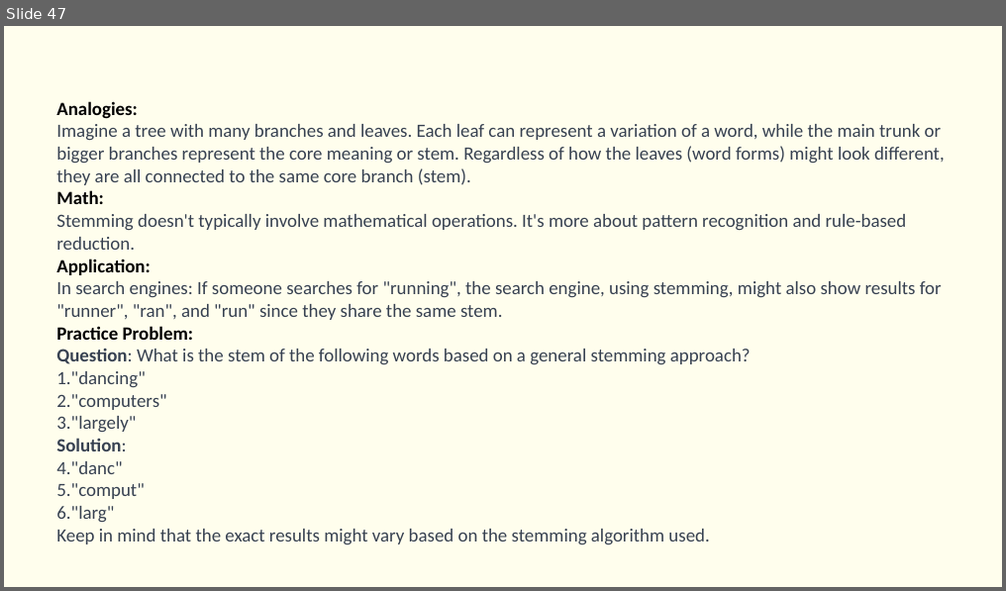
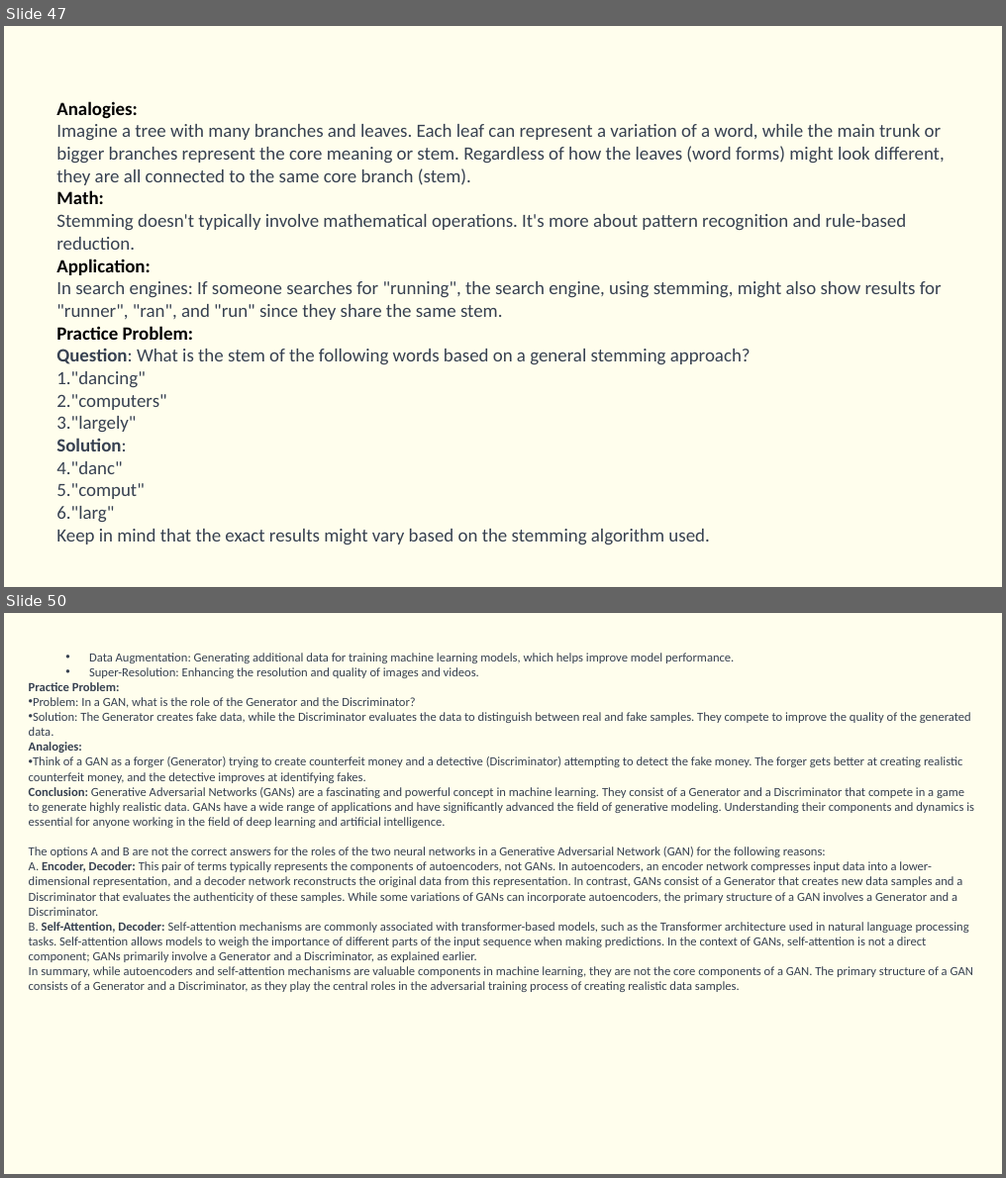
Before and after one commit to Saira55/Machine-Learning-Multiple-Choice-Questions, a slide deck: Machine Learning Quiz Question.pptx. Shown one above the other, each under a label of ours: slide 47 before the commit, slides 47 and 50 after it; the slides between them are not shown. The pictures are 1006x591 and 1006x1178 pixels, drawn with LibreOffice and Linux fonts; fonts in the diff are those of the drawing. Boxes give left, top, right and bottom in pixels: in the first picture for what was removed or moved away, otherwise in the second. Text is boxed around its words. In the diff, an @@ line names an element or a change of style, - is before the commit and + after.

```diff
--- a/Machine Learning Quiz Question.pptx
+++ b/Machine Learning Quiz Question.pptx
@@ slide 50 added at (4,613,1002,1174), background #FFFEED @@
@@ text added at (29,653,974,992), 12 pt, text #374151 @@
+  • Data Augmentation: Generating additional data for training machine learning models, which helps improve model performance.
+  • Super-Resolution: Enhancing the resolution and quality of images and videos.
+Practice Problem:
+• Problem: In a GAN, what is the role of the Generator and the Discriminator?
+• Solution: The Generator creates fake data, while the Discriminator evaluates the data to distinguish between real and fake samples. They compete to improve the quality of the generated data.
+Analogies:
+• Think of a GAN as a forger (Generator) trying to create counterfeit money and a detective (Discriminator) attempting to detect the fake money. The forger gets better at creating realistic counterfeit money, and the detective improves at identifying fakes.
+Conclusion: Generative Adversarial Networks (GANs) are a fascinating and powerful concept in machine learning. They consist of a Generator and a Discriminator that compete in a game to generate highly realistic data. GANs have a wide range of applications and have significantly advanced the field of generative modeling. Understanding their components and dynamics is essential for anyone working in the field of deep learning and artificial intelligence.
+The options A and B are not the correct answers for the roles of the two neural networks in a Generative Adversarial Network (GAN) for the following reasons:
+A. Encoder, Decoder: This pair of terms typically represents the components of autoencoders, not GANs. In autoencoders, an encoder network compresses input data into a lower-dimensional representation, and a decoder network reconstructs the original data from this representation. In contrast, GANs consist of a Generator that creates new data samples and a Discriminator that evaluates the authenticity of these samples. While some variations of GANs can incorporate autoencoders, the primary structure of a GAN involves a Generator and a Discriminator.
+B. Self-Attention, Decoder: Self-attention mechanisms are commonly associated with transformer-based models, such as the Transformer architecture used in natural language processing tasks. Self-attention allows models to weigh the importance of different parts of the input sequence when making predictions. In the context of GANs, self-attention is not a direct component; GANs primarily involve a Generator and a Discriminator, as explained earlier.
+In summary, while autoencoders and self-attention mechanisms are valuable components in machine learning, they are not the core components of a GAN. The primary structure of a GAN consists of a Generator and a Discriminator, as they play the central roles in the adversarial training process of creating realistic data samples.
```
Also in this commit, not shown: 2 other slides added.
